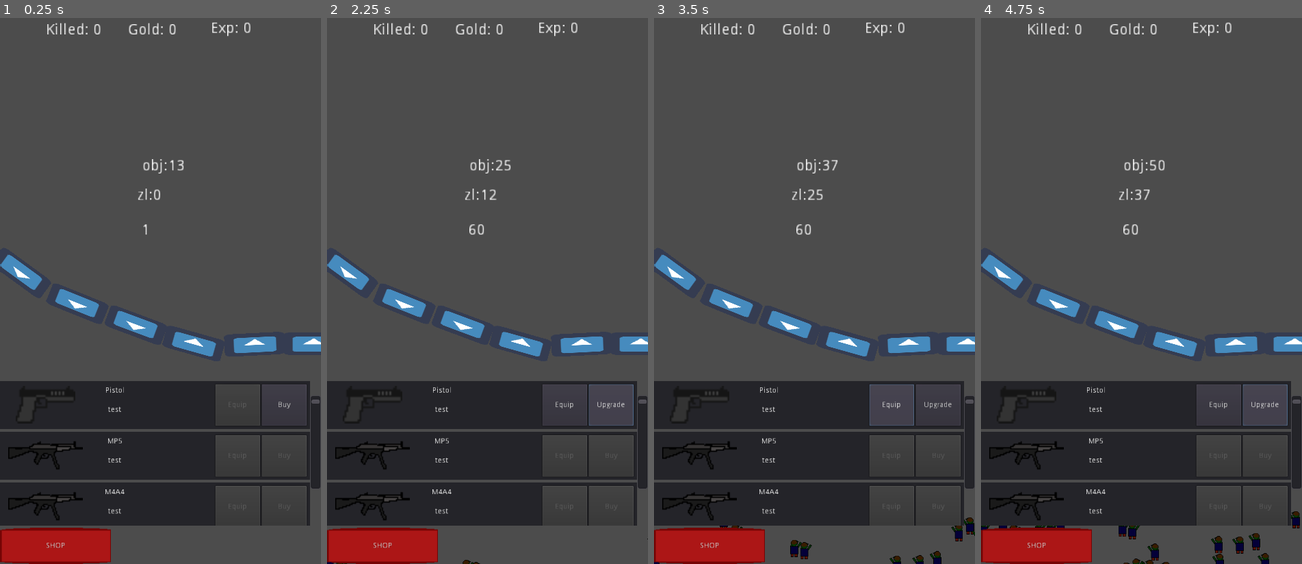
Above: before the commit, frames 1-4 (left to right).
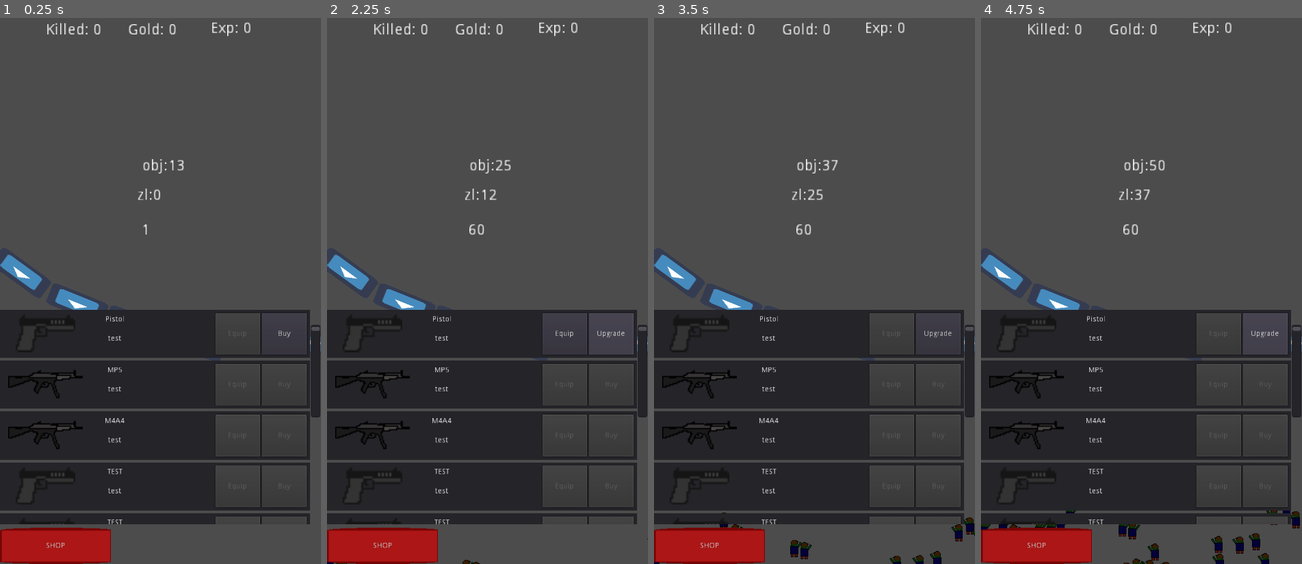
Above: after the commit, the same moments.

Repository: stranker/CLICKER_Z
Game: Godot game, scene res://Object/ClickArea.tscn
Two runs of this game, one before a commit and one after it. Both use one fixed random seed, a clock stepped at 60 frames per second and the inputs below. The engine's default icon, where the game draws it, is replaced by a stand-in: a white triangle on a blue panel in a dark square.
Inputs:
- Up to frame 1 (0.25 s): no input
- Up to frame 2 (2.25 s): click "SHOP" at 0.5 s; click "Buy" at 1.25 s; click "Upgrade" at 2 s
- Up to frame 3 (3.5 s): click "Equip" at 2.75 s
- Up to frame 4 (4.75 s): click "SHOP" at 3.5 s; click "Upgrade" at 4.25 s

The runs differ from the first frame. In frame 1, 15% of the frame differs, in the area x 0-100%, y 53-93%; in frame 2, 15%; in frame 3, 15%; in frame 4, 15%.

Commit message:
Fixing shop

Diff:
--- a/GUI/PanelShop.tscn
+++ b/GUI/PanelShop.tscn
@@ -7,40 +7,39 @@
 resource_name = "PanelShop.gd"
 script/source = "extends Container
 
-var drag_unit = 5
-var panel_rect
+var drag_unit = 7
+var rect
 
 func _ready():
 	$VScrollBar.min_value = -10
-	$VScrollBar.max_value = rect_size.y
-	panel_rect = Rect2(0,0,rect_size.x,rect_size.y)
+	rect = Rect2(Vector2(0,50),Vector2(rect_size.x,rect_size.y - 50))
+	pass
+
+func set_max_scroll(val):
+	$VScrollBar.max_value = val - rect_size.y + 10
 	pass
 
 func _process(delta):
 	pass
 
-func to_global(pos):
-	return Vector2(pos.x,pos.y+rect_global_position.y)
-
 func _on_VScrollBar_value_changed( value ):
 	$Weapons.rect_position.y = -value
 	pass
 
-func is_inside(point):
-	if panel_rect.has_point(point):
-		return true
-	else:
-		return false
-
-
 func _on_PanelShop_gui_input( ev ):
-	print(ev)
-	pass # replace with function body
+	if ev is InputEventScreenDrag:
+		if rect.has_point(ev.position):
+			if ev.relative.y > 0:
+				$VScrollBar.value -= drag_unit
+			else:
+				$VScrollBar.value += drag_unit
+	pass
 "
 _sections_unfolded = [ "Resource" ]
 
 [node name="PanelShop" type="Container" index="0"]
 
+show_behind_parent = true
 anchor_left = 0.0
 anchor_top = 0.0
 anchor_right = 1.0
@@ -53,7 +52,7 @@
 size_flags_horizontal = 1
 size_flags_vertical = 1
 script = SubResource( 1 )
-_sections_unfolded = [ "Rect" ]
+_sections_unfolded = [ "Rect", "Visibility" ]
 
 [node name="Weapons" parent="." index="0" instance=ExtResource( 1 )]
 
--- a/GUI/WeaponPanel.tscn
+++ b/GUI/WeaponPanel.tscn
@@ -34,6 +34,8 @@
 func _on_EquipButton_pressed():
 	if weapon.get_buy():
 		Global.curr_weapon = weapon
+		get_parent().enable_equip()
+		$EquipButton.disabled = true
 	pass
 
 func _on_BuyButton_pressed():
@@ -47,6 +49,10 @@
 		$UpgradeButton.disabled = false
 	pass # replace with function body
 
+func enable_equip_button():
+	if weapon.get_buy():
+		$EquipButton.disabled = false
+	pass
 
 func _on_UpgradeButton_pressed():
 	pass # replace with function body
@@ -64,6 +70,7 @@
 margin_bottom = -934.0
 rect_min_size = Vector2( 580, 90 )
 rect_pivot_offset = Vector2( 0, 0 )
+rect_clip_content = false
 mouse_filter = 2
 mouse_default_cursor_shape = 0
 size_flags_horizontal = 1
@@ -83,6 +90,7 @@
 margin_bottom = 79.0
 rect_min_size = Vector2( 150, 70 )
 rect_pivot_offset = Vector2( 0, 0 )
+rect_clip_content = false
 mouse_filter = 1
 mouse_default_cursor_shape = 0
 size_flags_horizontal = 1
@@ -103,6 +111,7 @@
 margin_right = 420.0
 margin_bottom = 25.0
 rect_pivot_offset = Vector2( 0, 0 )
+rect_clip_content = false
 mouse_filter = 2
 mouse_default_cursor_shape = 0
 size_flags_horizontal = 1
@@ -124,6 +133,7 @@
 margin_right = 420.0
 margin_bottom = 61.0
 rect_pivot_offset = Vector2( 0, 0 )
+rect_clip_content = false
 mouse_filter = 2
 mouse_default_cursor_shape = 0
 size_flags_horizontal = 1
@@ -145,13 +155,13 @@
 margin_right = 573.0
 margin_bottom = 84.0
 rect_pivot_offset = Vector2( 0, 0 )
-focus_mode = 2
+rect_clip_content = false
 mouse_filter = 0
 mouse_default_cursor_shape = 0
 size_flags_horizontal = 1
 size_flags_vertical = 1
 toggle_mode = false
-enabled_focus_mode = 2
+enabled_focus_mode = 0
 shortcut = null
 group = null
 text = "Buy"
@@ -170,13 +180,13 @@
 margin_right = 573.0
 margin_bottom = 84.0
 rect_pivot_offset = Vector2( 0, 0 )
-focus_mode = 2
+rect_clip_content = false
 mouse_filter = 0
 mouse_default_cursor_shape = 0
 size_flags_horizontal = 1
 size_flags_vertical = 1
 toggle_mode = false
-enabled_focus_mode = 2
+enabled_focus_mode = 0
 shortcut = null
 group = null
 text = "Upgrade"
@@ -195,13 +205,13 @@
 margin_right = 486.0
 margin_bottom = 84.0
 rect_pivot_offset = Vector2( 0, 0 )
-focus_mode = 2
+rect_clip_content = false
 mouse_filter = 0
 mouse_default_cursor_shape = 0
 size_flags_horizontal = 1
 size_flags_vertical = 1
 toggle_mode = false
-enabled_focus_mode = 2
+enabled_focus_mode = 0
 shortcut = null
 group = null
 text = "Equip"
--- a/GUI/Weapons.tscn
+++ b/GUI/Weapons.tscn
@@ -12,6 +12,7 @@
 	create_weapons()
 	create_panels()
 	Global.curr_weapon = Global.WEAPON_LIST[0]
+	get_parent().set_max_scroll(get_child_count()*get_children()[0].rect_size.y+get_child_count()*5)
 	pass
 
 func create_weapons():
@@ -48,7 +49,10 @@
 		wp.create_panel(i.get_shop_texture(),i.get_weapon_name(),i.get_shop_info())
 		add_child(wp)
 	pass
-"
+
+func enable_equip():
+	for i in get_children():
+		i.enable_equip_button()"
 _sections_unfolded = [ "Resource" ]
 
 [node name="Weapons" type="GridContainer"]
@@ -61,11 +65,12 @@
 margin_bottom = -1024.0
 rect_min_size = Vector2( 580, 0 )
 rect_pivot_offset = Vector2( 0, 0 )
-mouse_filter = 1
+rect_clip_content = false
+mouse_filter = 2
 mouse_default_cursor_shape = 0
 size_flags_horizontal = 1
 size_flags_vertical = 1
 custom_constants/vseparation = 5
 columns = 1
 script = SubResource( 1 )
-_sections_unfolded = [ "Rect", "custom_constants" ]
+_sections_unfolded = [ "Mouse", "Rect", "custom_constants" ]
--- a/Object/ClickArea.tscn
+++ b/Object/ClickArea.tscn
@@ -182,6 +182,7 @@
 margin_bottom = 27.0
 rect_scale = Vector2( 2, 2 )
 rect_pivot_offset = Vector2( 0, 0 )
+rect_clip_content = false
 mouse_filter = 2
 mouse_default_cursor_shape = 0
 size_flags_horizontal = 1
@@ -203,6 +204,7 @@
 margin_bottom = 27.0
 rect_scale = Vector2( 2, 2 )
 rect_pivot_offset = Vector2( 0, 0 )
+rect_clip_content = false
 mouse_filter = 2
 mouse_default_cursor_shape = 0
 size_flags_horizontal = 1
@@ -224,6 +226,7 @@
 margin_bottom = 24.0
 rect_scale = Vector2( 2, 2 )
 rect_pivot_offset = Vector2( 0, 0 )
+rect_clip_content = false
 mouse_filter = 2
 mouse_default_cursor_shape = 0
 size_flags_horizontal = 1
@@ -245,6 +248,7 @@
 margin_bottom = 401.0
 rect_scale = Vector2( 2, 2 )
 rect_pivot_offset = Vector2( 0, 0 )
+rect_clip_content = false
 mouse_filter = 2
 mouse_default_cursor_shape = 0
 size_flags_horizontal = 1
@@ -266,6 +270,7 @@
 margin_bottom = 281.0
 rect_scale = Vector2( 2, 2 )
 rect_pivot_offset = Vector2( 0, 0 )
+rect_clip_content = false
 mouse_filter = 2
 mouse_default_cursor_shape = 0
 size_flags_horizontal = 1
@@ -287,6 +292,7 @@
 margin_bottom = 336.0
 rect_scale = Vector2( 2, 2 )
 rect_pivot_offset = Vector2( 0, 0 )
+rect_clip_content = false
 mouse_filter = 2
 mouse_default_cursor_shape = 0
 size_flags_horizontal = 1
@@ -305,6 +311,7 @@
 margin_top = -68.0
 margin_right = 207.0
 rect_pivot_offset = Vector2( 0, 0 )
+rect_clip_content = false
 focus_mode = 2
 mouse_filter = 0
 mouse_default_cursor_shape = 0
@@ -324,9 +331,9 @@
 [node name="PanelShop" parent="GUI/Shop" index="0" instance=ExtResource( 6 )]
 
 show_behind_parent = true
-margin_top = -274.0
+margin_top = -407.0
 margin_right = 393.0
-margin_bottom = -72.0
+margin_bottom = -75.0
 _sections_unfolded = [ "Rect", "Visibility" ]
 
 [connection signal="input_event" from="Area" to="." method="_on_Area_input_event"]
